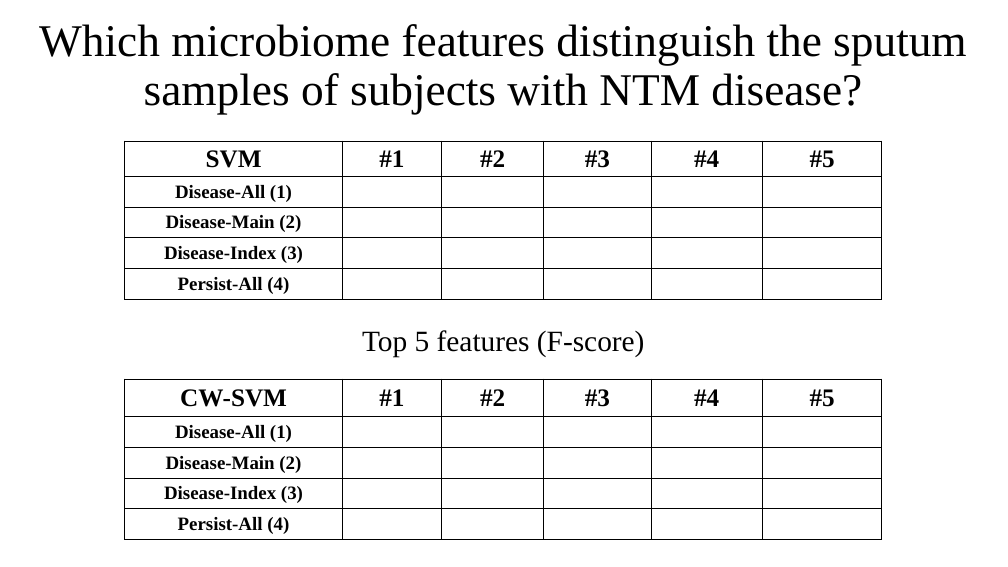
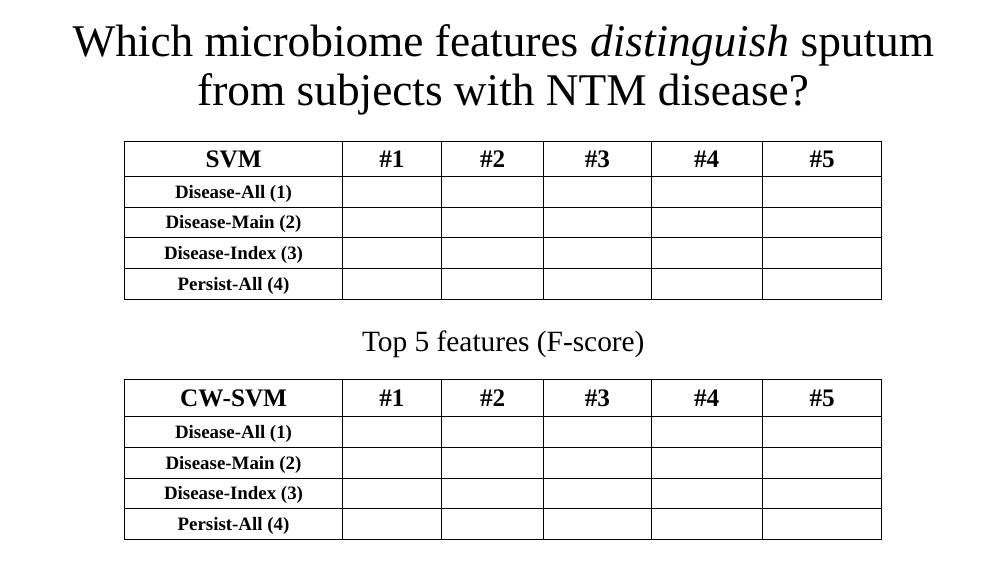
Before and after one commit to um-cf-microbiome/ml4cf, a slide deck: slide 13 of figures/src_files/NTM_Update_3_12_18.pptx (slide 12 before the commit). Drawn at 1008x567 pixels with LibreOffice and Linux fonts; fonts in the diff are those of the drawing. Boxes give left, top, right and bottom in pixels: in the first picture for what was removed or moved away, otherwise in the second. Text is boxed around its words. In the diff, an @@ line names an element or a change of style, - is before the commit and + after.

```diff
--- a/figures/src_files/NTM_Update_3_12_18.pptx
+++ b/figures/src_files/NTM_Update_3_12_18.pptx
@@ title at bbox=[73, 24, 934, 114]: text changed @@
-Which microbiome features distinguish the sputum samples of subjects with NTM disease?
+Which microbiome features distinguish sputum from subjects with NTM disease?
```
Also in this commit, not shown: 5 other slides changed, 1 slide added, 4 other files.
